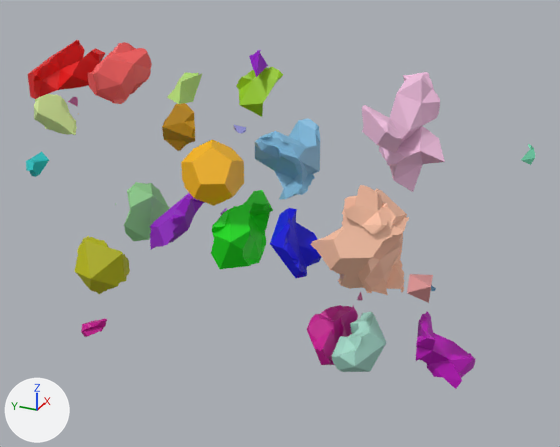
An edit to the glTF model docs/result/artifact/1344044_sf/fractured_45_30pcs_transformed.glb, drawn before and after from the same camera.
Rendered twice from a 50 mm camera at (-2.29, -3.54, 1.73) aimed at (0.59, -2.25, 0.29). Arrows for +X, +Y and +Z are at lower left; the lights stay in place. Where no turn or scale is listed for an object, it has been applied to the vertices.

Objects in the first picture: 'piece_0.obj', 'piece_1.obj', 'piece_10.obj', 'piece_11.obj', 'piece_12.obj', 'piece_14.obj', 'piece_15.obj', 'piece_16.obj', 'piece_19.obj', 'piece_2.obj', 'piece_25.obj', 'piece_28.obj', 'piece_4.obj', 'piece_6.obj', 'piece_7.obj', 'piece_8.obj', 'piece_9.obj'.
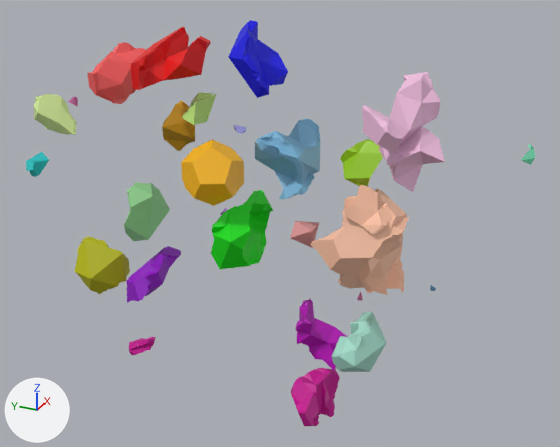
The newer file is also turned or shifted as a whole; pictures and numbers use the older file's frame.

Edits to the bpy script that builds the scene:
```text
Change me_piece_9_obj:
    where me_piece_9_obj.from_pydata(...)  # 249 vertices, 498 faces; spans x 0.347..0.666, y -1.358..-1.096, z 0.783..1.029
    used by ob_piece_9_obj; location = (0.0, 0.0, 0.0)
    me_piece_9_obj part 1: the whole mesh is moved by (0.0, -0.559, 0.101)
Change me_piece_10_obj:
    where me_piece_10_obj.from_pydata(...)  # 293 vertices, 582 faces; spans x 0.295..0.523, y -2.508..-2.305, z 0.175..0.449
    used by ob_piece_10_obj; location = (0.0, 0.0, 0.0)
    me_piece_10_obj part 2: the whole mesh is moved by (0.0, 0.169, 0.754)
Change me_piece_12_obj:
    where me_piece_12_obj.from_pydata(...)  # 322 vertices, 640 faces; spans x 0.435..0.675, y -3.161..-2.919, z -0.269..0.002
    used by ob_piece_12_obj; location = (0.0, 0.0, 0.0)
    me_piece_12_obj part 3: the whole mesh is moved by (0.0, 0.548, -0.064)
Change me_piece_14_obj:
    where me_piece_14_obj.from_pydata(...)  # 101 vertices, 198 faces; spans x 0.57..0.725, y -2.231..-2.025, z 0.763..0.97
    used by ob_piece_14_obj; location = (0.0, 0.0, 0.0)
    me_piece_14_obj part 4: the whole mesh is moved by (0.0, -0.482, -0.258)
Change me_piece_15_obj:
    where me_piece_15_obj.from_pydata(...)  # 466 vertices, 928 faces; spans x 0.372..0.655, y -2.625..-2.414, z -0.279..-0.065
    used by ob_piece_15_obj; location = (0.0, 0.0, 0.0)
    me_piece_15_obj part 5: the whole mesh is moved by (0.0, 0.077, -0.366)
Change me_piece_16_obj:
    where me_piece_16_obj.from_pydata(...)  # 257 vertices, 510 faces; spans x 0.284..0.632, y -1.888..-1.709, z 0.154..0.401
    used by ob_piece_16_obj; location = (0.0, 0.0, 0.0)
    me_piece_16_obj part 6: the whole mesh is moved by (0.0, 0.158, -0.315)
Change me_piece_19_obj:
    where me_piece_19_obj.from_pydata(...)  # 112 vertices, 220 faces; spans x 0.3438..0.4555, y -1.3823..-1.2387, z -0.4355..-0.3162
    used by ob_piece_19_obj; location = (0.0, 0.0, 0.0)
    me_piece_19_obj part 7: the whole mesh is moved by (0.0, -0.2814, -0.0339)
Change me_piece_25_obj:
    where me_piece_25_obj.from_pydata(...)  # 40 vertices, 76 faces; spans x 0.404..0.633, y -1.887..-1.749, z 0.813..0.935
    used by ob_piece_25_obj; location = (0.0, 0.0, 0.0)
    me_piece_25_obj part 8: the whole mesh is moved by (0.0, -0.066, -0.082)
Change me_piece_28_obj:
    where me_piece_28_obj.from_pydata(...)  # 5 vertices, 6 faces; spans x 0.369..0.549, y -2.984..-2.882, z 0.145..0.238
    used by ob_piece_28_obj; location = (0.0, 0.0, 0.0)
    me_piece_28_obj part 9: the whole mesh is moved by (0.0, 0.507, 0.143)
```

What differs and where, as boxes [x1, y1, x2, y2] in the pictures (560 x 447 px):
'piece_9.obj', mesh moved: before [28, 40, 105, 99]; after [131, 27, 211, 90]
'piece_10.obj', mesh moved: before [270, 208, 321, 278]; after [228, 20, 288, 98]
'piece_12.obj', mesh moved: before [416, 311, 475, 389]; after [296, 299, 348, 371]
'piece_15.obj', mesh moved: before [307, 305, 358, 365]; after [291, 368, 340, 426]
'piece_16.obj', mesh moved: before [150, 193, 205, 250]; after [126, 246, 181, 303]
'piece_14.obj', mesh moved: before [236, 67, 283, 117]; after [340, 139, 383, 186]
'piece_25.obj', mesh moved: before [167, 72, 202, 104]; after [181, 92, 216, 125]
'piece_28.obj', mesh moved: before [407, 274, 433, 303]; after [290, 221, 319, 248]
'piece_19.obj', mesh moved: before [81, 318, 107, 337]; after [128, 337, 156, 355]
